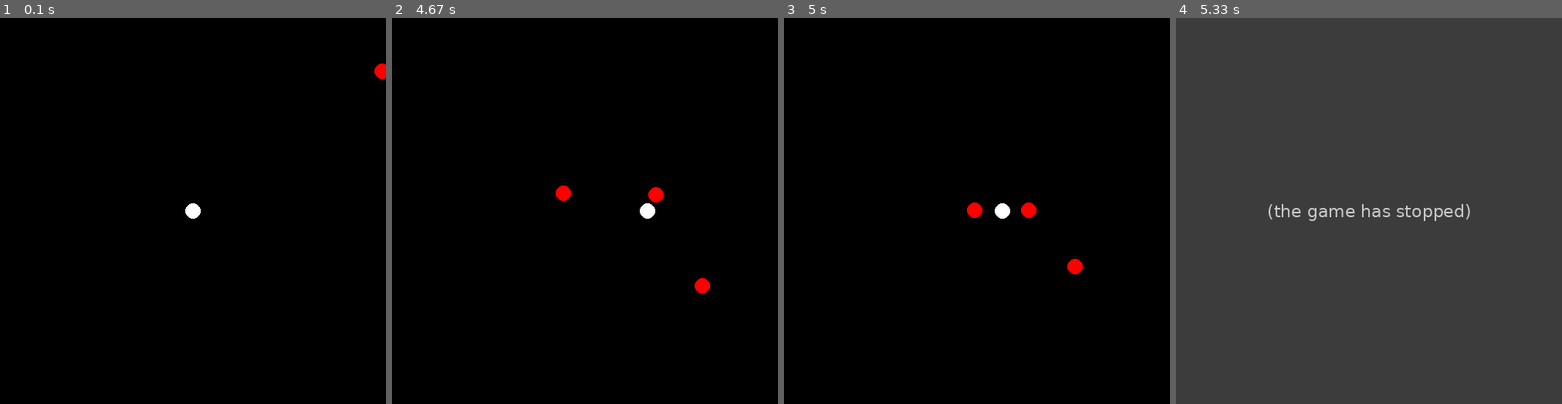
Above: before the commit, frames 1-4 (left to right).
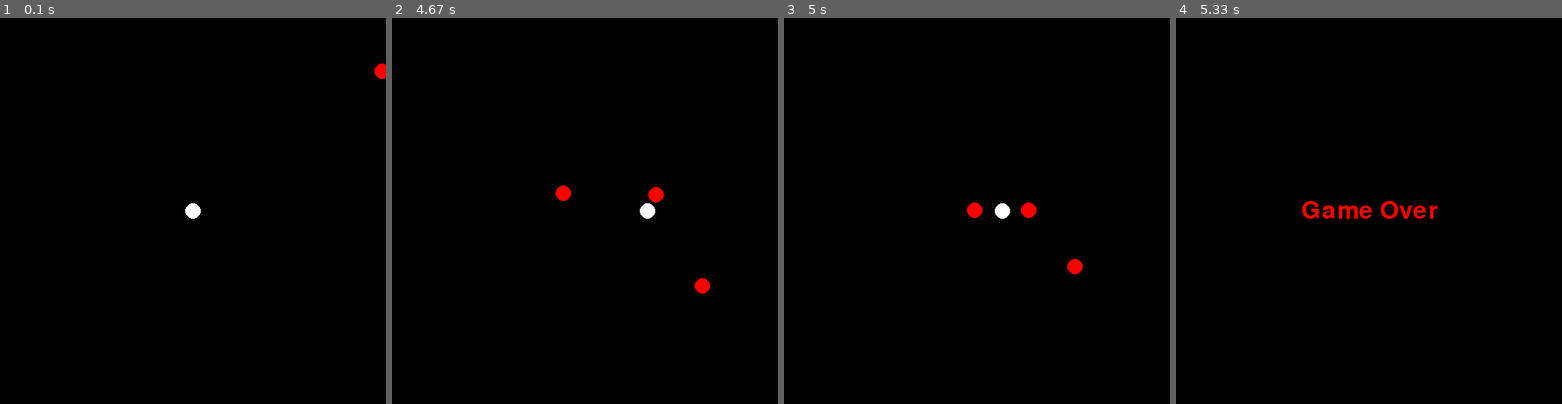
Above: after the commit, the same moments.

Repository: IEEE-CC-CSUDH/Example-Games-With-Pygame
Game: pygame game, started from template.py
The game is run twice, just before and just after one commit, with the same random seed, the same clock (stepped at 60 frames per second) and the same inputs.
Inputs:
- Up to frame 1 (0.1 s): no input
- Up to frame 2 (4.67 s): hold Right 0.33-0.8 s; hold Up 0.83-1.13 s; hold Right 1.17-1.63 s; hold Left 1.67-2.2 s; hold Down 2.23-2.53 s; hold Left 2.57-2.97 s; hold Up 3-3.37 s; hold Right 3.4-4.03 s; hold Down 4.07-4.43 s; hold Left from 4.47 s (still down)
- Up to frame 3 (5 s): release Left at 4.93 s; hold Right from 4.97 s (still down)
- Up to frame 4 (5.33 s): keep holding Right

Frames 1-3 are identical in both runs. In frame 4, 100% of the frame differs, in the area x 0-100%, y 0-100%.
Error before the commit: NameError: name 'textRect' is not defined (template.py line 200); the game stopped at 5.12 s (later frames are placeholders)

Commit message:
Fix: Display Game Over Screen Properly

Diff:
--- a/template.py
+++ b/template.py
@@ -197,7 +197,7 @@
     # Else, display the game over screen
     else:
 
-        DISPLAY_SURF.blit(text, textRect)
+        DISPLAY_SURF.blit(text, text_rect)
 
     # End of if-else
 
